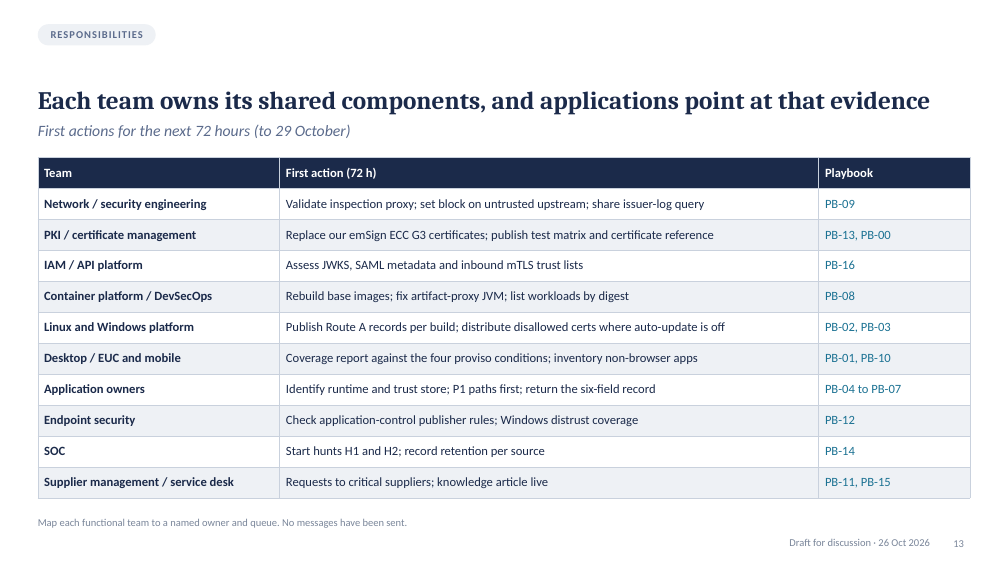
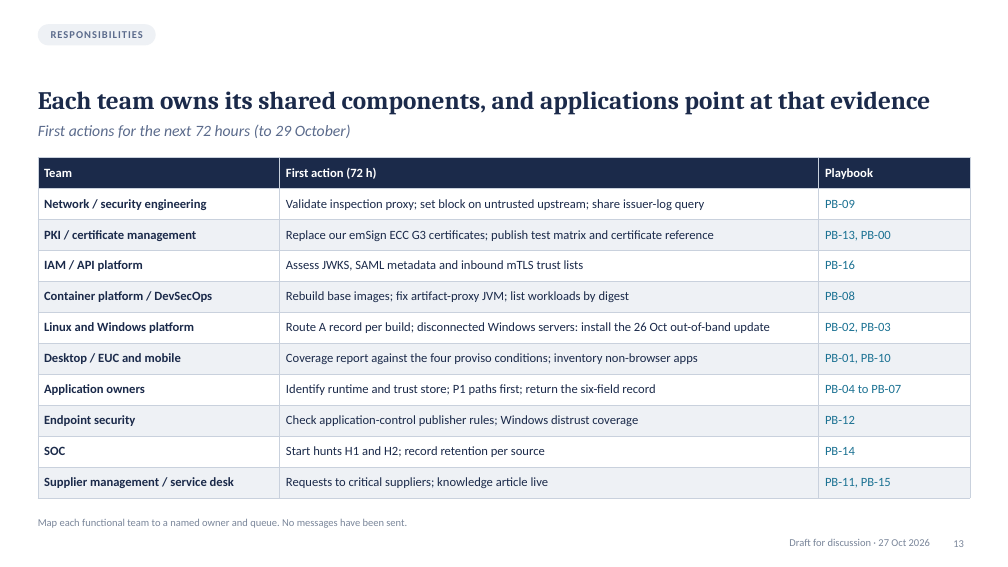
Before and after one commit to jfang88/eMudhraResponse, a slide deck: slide 13 of eMudhra-response-briefing.pptx. Drawn at 1008x567 pixels with LibreOffice and Linux fonts; fonts in the diff are those of the drawing. Boxes give left, top, right and bottom in pixels: in the first picture for what was removed or moved away, otherwise in the second. Text is boxed around its words. In the diff, an @@ line names an element or a change of style, - is before the commit and + after.

```diff
--- a/eMudhra-response-briefing.pptx
+++ b/eMudhra-response-briefing.pptx
@@ table at (38,157,970,492) @@
-row 6, column 2: Publish Route A records per build; distribute disallowed certs where auto-update is off
+row 6, column 2: Route A record per build; disconnected Windows servers: install the 26 Oct out-of-band update
@@ text at (789,539,930,546): text changed @@
-Draft for discussion · 26 Oct 2026
+Draft for discussion · 27 Oct 2026
```
Also in this commit, not shown: 15 other slides changed, 13 other files.
